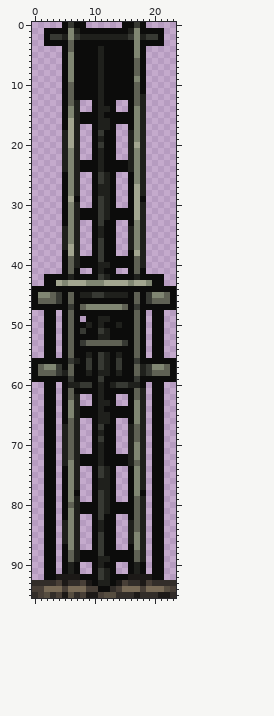
Two states of a sprite sheet, content/Entities/Structures/Mechanisms/Gate/gate.metal.base.png. The picture above was drawn from the file before the commit.
The file is 24x96 pixels.
After:
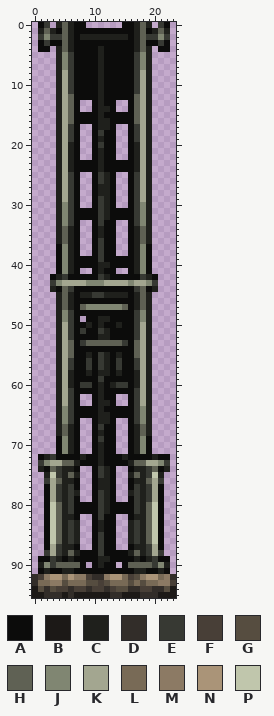
Palette (. is transparent): A #0c0c0b  B #1c1917  C #1f201c  D #322d29  E #373933  F #483f37  G #564d40  H #5f6154  J #808672  K #a3a690  L #786a56  M #8c7a64  N #aa9478  P #c0c6ac
The author wrote: Metal gate wipi, needs changes
Diff:
y 0: x 1..2 .. -> AE; x 4..6 .AE -> CHC; x 17..19 EA. -> CHC; x 21..22 .. -> EA
y 1: x 1..3 .AA -> CHC; x 5..7 AJC -> HCA; x 16..18 CJA -> ACH; x 20..22 AA. -> CHC
y 2: x 1..2 .A -> EJ; x 5..7 CJE -> HCA; x 16..18 EJC -> ACH; x 21..22 A. -> JE
y 3: x 1..2 .A -> AE; x 5..6 AH -> HC; x 17..18 JA -> CH; x 21..22 A. -> EA
y 4: x 1..2 .. -> AA; x 4..6 .AH -> CHC; x 17..19 JA. -> CHC; x 21..22 .. -> AA
y 5: x 4..6 .AJ -> CJE; x 17..19 JA. -> EJC
y 6..7: x 4..6 .AJ -> CJE; x 17..19 HA. -> EJC
y 8: x 4..6 .AJ -> CKE; x 17..19 HA. -> EKC
y 9: x 4..6 .AJ -> CKE; x 17..19 JA. -> EKC
y 10..11: x 4..6 .AH -> CKE; x 17..19 HA. -> EKC
y 12: x 4..5 .A -> CK; x 18..19 C. -> KC
y 13: x 4..5 .A -> CK; x 7 C -> A; x 18..19 C. -> KC
y 14..15: x 4..7 .AJC -> CKHA; x 17..19 JC. -> HKC
y 16: x 4..7 .AKC -> CKHA; x 17..19 JC. -> HKC
y 17: x 4..7 .AKC -> CKEA; x 17..19 JC. -> EKC
y 18..19: x 4..7 .CKC -> CKEA; x 16..19 CJC. -> AEKC
y 20: x 4..7 .CKC -> CKCA; x 16..19 CKC. -> ACKC
y 21..24: x 4..7 .CJC -> CKCA; x 16..19 CJC. -> ACKC
y 25..26: x 4..7 .AJC -> CKEA; x 17..19 JC. -> EKC
y 27..28: x 4..7 .AJC -> CKEA; x 17..19 KC. -> EKC
y 29: x 4..6 .AK -> CKE; x 17..19 KA. -> EKC
y 30..32: x 4..7 .AJC -> CJEA; x 17..19 KC. -> EJC
y 33: x 4..7 .AJC -> CJEA; x 17..19 JC. -> EJC
y 34..36: x 4..7 .CJC -> CHCA; x 16..19 CJC. -> ACHC
y 37: x 4..7 .CKC -> AJCA; x 16..19 CJC. -> ACJA
y 38: x 4..7 .AKC -> AJCA; x 17..19 KC. -> CJA
y 39..40: x 4..7 .AHC -> AJCA; x 17..19 HC. -> CJA
y 41: x 4..6 .AH -> AJC; x 17..19 HA. -> CJA
y 42: x 2 A -> .; x 4..6 AAC -> CEA; x 17..19 CAA -> AEC; x 21 A -> .
y 43: x 2..5 AAKJ -> .EJK; x 20..21 AA -> E.
y 44: x 0..3 AAAA -> ...C; x 5..6 AA -> HE; x 17..18 AA -> EH; x 20..23 AAAA -> C...
y 45: x 0..6 AJJHEAH -> ....CHC; x 17..23 HAEJJHA -> CHC....
y 46: x 0..6 AHHHEAH -> ....CHC; x 17..23 HAEHHHA -> CHC....
y 47: x 0..6 AAAAAAE -> ....CHC; x 17..23 EAAAAAA -> CHC....
y 48..49: x 2..6 AA.AH -> ..CJE; x 17..21 HA.AA -> EJC..
y 50..52: x 2..6 AA.AH -> ..CKE; x 17..21 HA.AA -> EKC..
y 53..55: x 2..5 AA.A -> ..CK; x 18..21 A.AA -> KC..
y 56: x 0..5 AAAAAA -> ....CK; x 7 C -> A; x 18..23 AAAAAA -> KC....
y 57: x 0..6 AHJJEAH -> ....CKE; x 17..23 HCEJJHA -> EKC....
y 58: x 0..6 AHHHECH -> ....CKC; x 17..23 HCEHHHA -> CKC....
y 59: x 0..6 AAAAAAE -> ....CKC; x 17..23 EAAAAAA -> CKC....
y 60: x 2..5 AA.A -> ..CK; x 7 C -> A; x 16 C -> A; x 18..21 A.AA -> KC..
y 61: x 2..6 AA.AH -> ..CKE; x 17..21 HC.AA -> EKC..
y 62: x 2..7 AA.AHC -> ..CKEA; x 17..21 HC.AA -> EKC..
y 63: x 2..7 AA.AJC -> ..CKEA; x 17..21 JC.AA -> EKC..
y 64..65: x 2..7 AA.AJC -> ..CJEA; x 17..21 JC.AA -> EJC..
y 66: x 2..7 AA.AHC -> ..CJEA; x 17..21 JC.AA -> EJC..
y 67..68: x 2..7 AA.CHC -> ..CHCA; x 16..21 CHC.AA -> ACHC..
y 69: x 2..7 AA.CHC -> ..AJCA; x 16..21 CHC.AA -> ACJA..
y 70..71: x 2..7 AA.CHC -> ..AJCA; x 16..21 CJC.AA -> ACJA..
y 72: x 1..8 .AA.CHCA -> ACEAAAAC; x 15..20 ACJC.A -> CAAAAC; x 22 . -> A
y 73: x 1..6 .AA.CJ -> EJKKHH; x 18..22 C.AA. -> HKKJE
y 74: x 1 . -> C; x 3..7 A.AJC -> HECCA; x 17 J -> C; x 19..20 .A -> EH; x 22 . -> C
y 75: x 2..6 AA.AJ -> CPECH; x 16..17 AJ -> CH; x 19..21 .AA -> EPC
y 76: x 2..7 AA.AJC -> EKHCCA; x 17 J -> C; x 19..21 .AA -> HKE
y 77: x 3..7 A.AJC -> KECEA; x 17 J -> E; x 19..20 .A -> EK
y 78: x 3..7 A.AJA -> KECEC; x 16..20 AJA.A -> CECEK
y 79: x 3..7 A.AJC -> KECEA; x 17 H -> E; x 19..20 .A -> EK
y 80: x 3..7 A.AHC -> PHCEA; x 17 H -> E; x 19..20 .A -> HP
y 81: x 3..7 A.AJC -> PHCEA; x 17 H -> E; x 19..20 .A -> HP
y 82: x 3..7 A.AJC -> PHCCA; x 17 H -> C; x 19..20 .A -> HP
y 83..84: x 3..4 A. -> PH; x 6 J -> E; x 17 H -> E; x 19..20 .A -> HP
y 85..86: x 3..4 A. -> PH; x 6 J -> E; x 17 J -> E; x 19..20 .A -> HP
y 87: x 3..7 A.AJC -> KECCA; x 17 J -> C; x 19..20 .A -> EK
y 88: x 2..5 AA.A -> EKEC; x 16 A -> C; x 19..21 .AA -> EKE
y 89: x 1 . -> A; x 3..4 A. -> EC; x 6..7 HC -> CA; x 17..20 HC.A -> CACE; x 22 . -> A
y 90: x 1..8 .AA.ACA. -> CJEHHHHA; x 15..22 .ACA.AA. -> AHHHHEJC
y 91: x 1..2 .A -> AC; x 4..5 .A -> AC; x 8..9 .. -> AA; x 11..12 EC -> AA; x 14..15 .. -> AA; x 18..19 A. -> CA; x 21..22 A. -> CA
y 92: x 0..23 ..AABBBBAAAECAAABBBBAA.. -> DFMNNLNMMFDDMNNLFGMNNLMD
y 93: x 1..23 DDDFBDDFBACCABFDDBFDDDD -> LLMMGLLLGGFGLLLGLGLLMMF
y 94: x 0..4 FFLLL -> BGDGF; x 6..9 LLLF -> DFFD; x 11..17 AADFLLL -> FDFGGDD; x 19..21 LLL -> FDD; x 23 F -> B
y 95: x 0..2 DFG -> BBD; x 4 F -> D; x 6..8 GDF -> DBB; x 11..13 FGG -> BBD; x 15..16 DD -> BB; x 23 D -> B
Changed places in both pictures, as pixel boxes (x1, y1, x2, y2):
changed: (32, 22, 176, 598)
